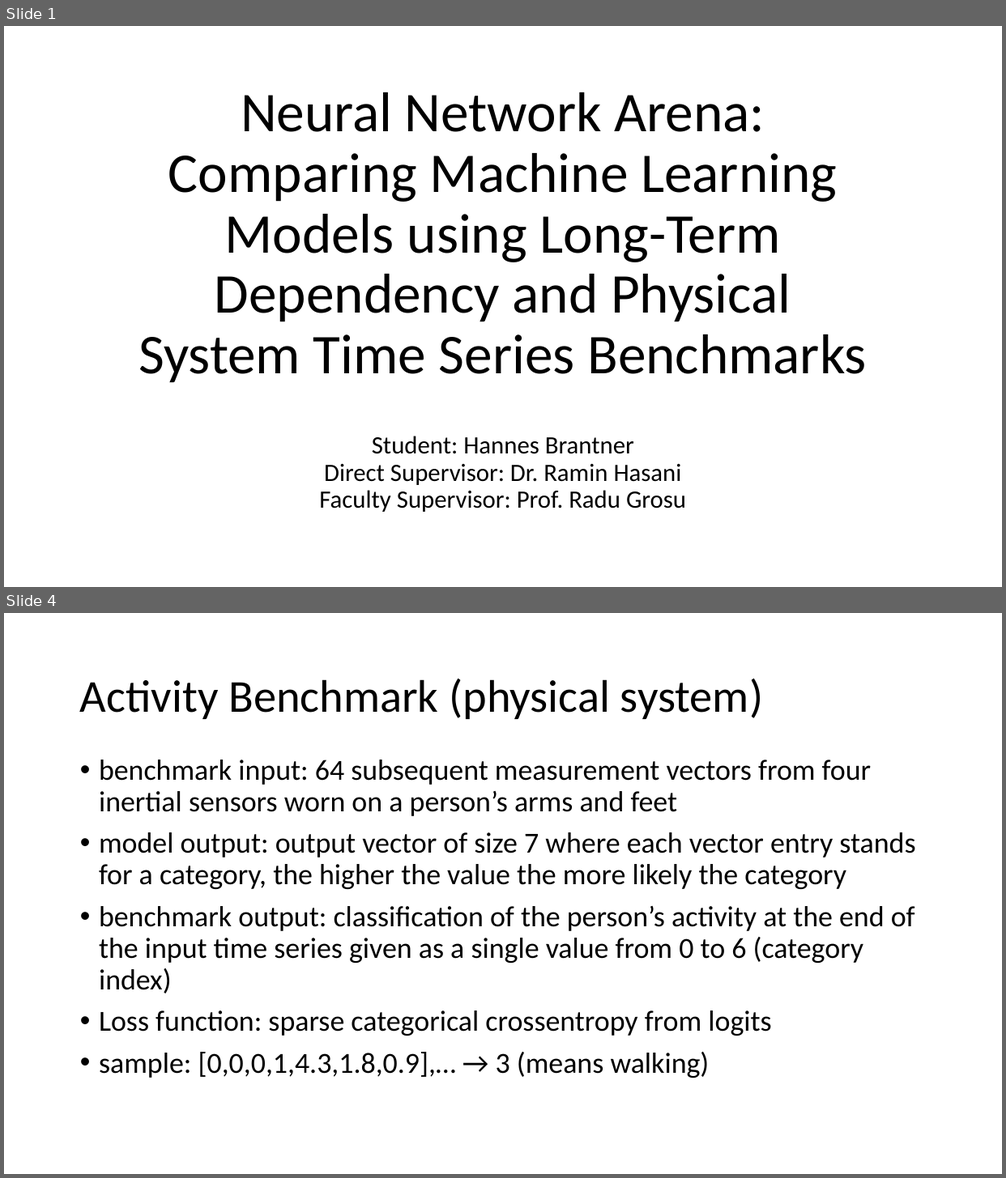
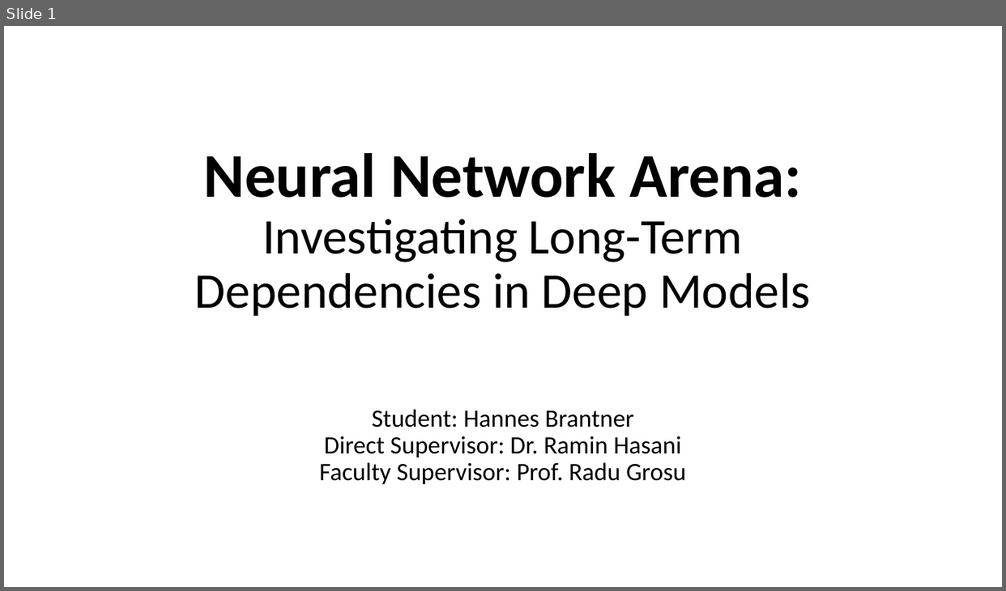
Before and after one commit to Oidlichtnwoada/NeuralNetworkArena, a slide deck: thesis/presentations/thesis_presentation.pptx. Shown one above the other, each under a label of ours: slides 1 and 4 before the commit, slide 1 after it; the slides between them are not shown. The pictures are 1006x1178 and 1006x591 pixels, drawn with LibreOffice and Linux fonts; fonts in the diff are those of the drawing. Boxes give left, top, right and bottom in pixels: in the first picture for what was removed or moved away, otherwise in the second. Text is boxed around its words. In the diff, an @@ line names an element or a change of style, - is before the commit and + after.

```diff
--- a/thesis/presentations/thesis_presentation.pptx
+++ b/thesis/presentations/thesis_presentation.pptx
@@ slide 4 removed at [4,613,1002,1174], background #FFFFFF @@
@@ title removed at [80,679,763,719] @@
-Activity Benchmark (physical system)
@@ text removed at [99,760,915,1078] @@
-• benchmark input: 64 subsequent measurement vectors from four inertial sensors worn on a person’s arms and feet
-• model output: output vector of size 7 where each vector entry stands for a category, the higher the value the more likely the category
-• benchmark output: classification of the person’s activity at the end of the input time series given as a single value from 0 to 6 (category index)
-• Loss function: sparse categorical crossentropy from logits
-• sample: [0,0,0,1,4.3,1.8,0.9],… → 3 (means walking)
@@ slide 1 changed as well @@
@@ title at [195,153,810,316]: text changed; size 54 to 48 pt @@
-Neural Network Arena: Comparing Machine Learning Models using Long-Term Dependency and Physical System Time Series Benchmarks
+Neural Network Arena: Investigating Long-Term Dependencies in Deep Models
@@ subtitle "Student: Hannes Brantner Direct Supervisor: ...": place and size @@
-subtitle "Student: Hannes Brantner Direct Supervisor: ..." at [319,436,686,512]
+subtitle "Student: Hannes Brantner Direct Supervisor: ..." at [319,409,686,484]
```
Also in this commit, not shown: 3 other slides changed, 16 slides added, 34 other slides removed, 2 other files.
